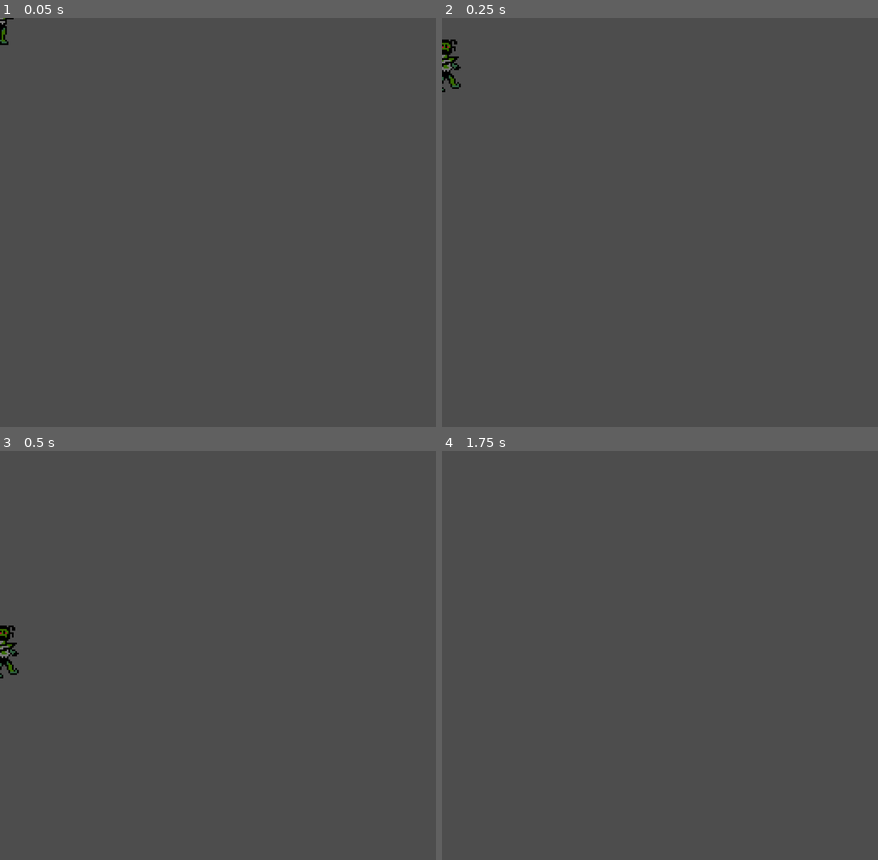
Above: before the commit, frames 1-4 (two rows, left to right).
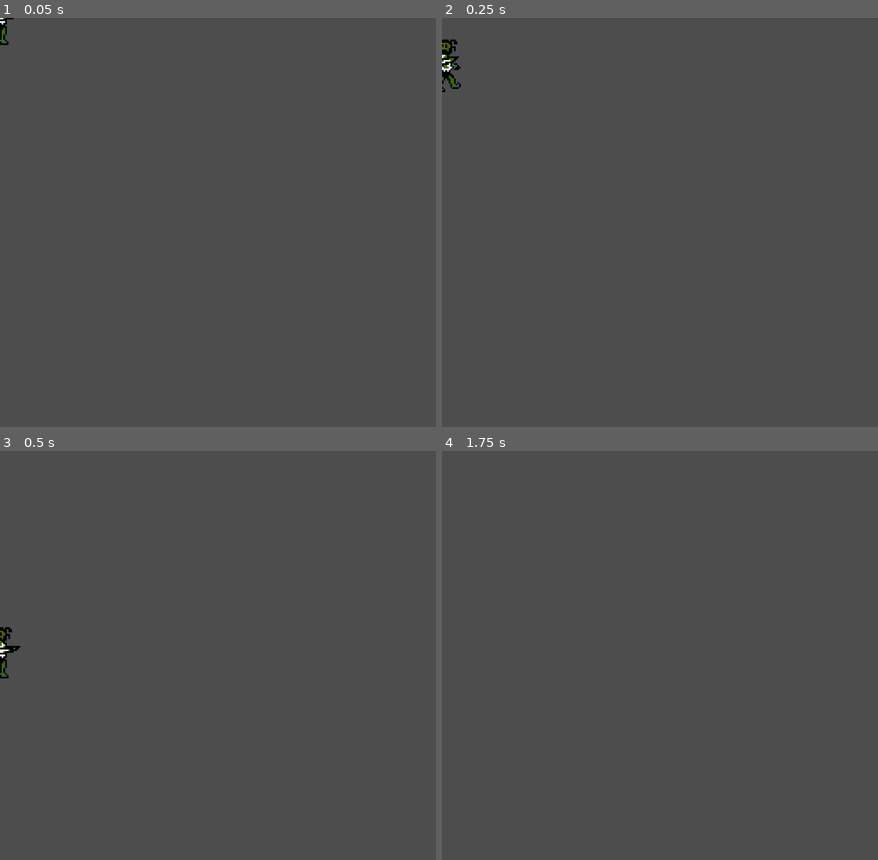
Above: after the commit, the same moments.

Repository: emchar1/Castlevania
Game: Godot game, scene res://scenes/enemy.tscn
Same seed, same stepped clock (60 frames per second), same inputs: the game is played once before the commit and once after it. This scene is started directly instead of the project's main scene. Sound files missing from this copy of the repository are replaced by a short silence.
Inputs:
- Up to frame 1 (0.05 s): no input
- Up to frame 2 (0.25 s): no input
- Up to frame 3 (0.5 s): no input
- Up to frame 4 (1.75 s): hold D (move_right) from 0.53 s (still down); tap J (attack) at 0.6, 1.35 s; tap K (jump) at 0.77, 1.52 s; tap Enter at 1.25 s

The runs differ from the first frame. In frame 1, less than 0.1% of the frame differs, in the area x 0-2%, y 0-2%; in frame 2, less than 0.1%; in frame 3, 0.3%, in the area x 0-5%, y 42-56%; in frame 4, nothing differs.

Commit message:
Update zombie clothes. Add attack.ogg.

Diff:
--- a/level_maps/forest/forest2.tscn
+++ b/level_maps/forest/forest2.tscn
@@ -3,6 +3,7 @@
 [ext_resource type="Script" uid="uid://ddj10s3b3qnmk" path="res://level_maps/level_zone.gd" id="1_2pb6f"]
 [ext_resource type="Texture2D" uid="uid://d13lktxnievkk" path="res://assets/images/tilemap_forest.png" id="2_4mbud"]
 [ext_resource type="Texture2D" uid="uid://xbhychbhqnjk" path="res://assets/images/tilemap_forest_curse.png" id="2_uk303"]
+[ext_resource type="PackedScene" uid="uid://dnr4tcrjgy05i" path="res://scenes/spawn_manager.tscn" id="4_dyrpl"]
 
 [sub_resource type="TileSetAtlasSource" id="TileSetAtlasSource_xsdtm"]
 texture = ExtResource("2_4mbud")
@@ -101,7 +102,7 @@
 
 [node name="Floor" type="TileMapLayer" parent="TileMapLayers" unique_id=746797581]
 texture_filter = 1
-tile_map_data = PackedByteArray("AAASAAgAAAACAAAAAAARAAgAAAA …(6880 unchanged characters)… CAAAAAAAbAAcAAAAAAAAAAAAdAAgAAAAAAAAAAAA=")
+tile_map_data = PackedByteArray("AAASAAgAAAACAAAAAAARAAgAAAA …(6880 unchanged characters)… CAAAAAAAbAAcAAAAAAAAAAAAdAAgAAAAAAAAAAAA1AAgAAAADAAAAAAA2AAgAAAACAAAAAAA3AAgAAAACAAAAAAA1AAYAAAAAAAAAAAA2AAYAAAAAAAAAAAA3AAYAAAAAAAAAAAA1AAcAAAABAAAAAAA2AAcAAAABAAAAAAA3AAcAAAABAAAAAAA=")
 tile_set = SubResource("TileSet_1y3g8")
 
 [node name="CameraBounds" type="Node2D" parent="." unique_id=2081345366]
@@ -160,6 +161,9 @@
 
 [node name="EnemySpawners" type="Node2D" parent="." unique_id=2069367675]
 
+[node name="SpawnManager" parent="EnemySpawners" unique_id=98162249 instance=ExtResource("4_dyrpl")]
+position = Vector2(864, 86)
+
 [connection signal="body_entered" from="ExitAreas/ExitLeft" to="." method="_on_exit_left_body_entered"]
 [connection signal="body_entered" from="ExitAreas/ExitTopLeft" to="." method="_on_exit_top_left_body_entered"]
 [connection signal="body_entered" from="ExitAreas/ExitRight" to="." method="_on_exit_right_body_entered"]
--- a/scenes/enemy.tscn
+++ b/scenes/enemy.tscn
@@ -54,7 +54,7 @@
 texture_filter = 1
 sprite_frames = SubResource("SpriteFrames_xwavj")
 autoplay = "default"
-frame_progress = 0.43877837
+frame_progress = 0.53727907
 
 [node name="CollisionShape2D" type="CollisionShape2D" parent="." unique_id=1308076128]
 position = Vector2(0, -1)
--- a/scripts/audio_data.gd
+++ b/scripts/audio_data.gd
@@ -7,7 +7,8 @@
 	SILENCE_LOOP,
 	BLOODYTEARS_INTRO,
 	BLOODYTEARS_LOOP,
-	MONSTERDANCE
+	MONSTERDANCE,
+	ATTACK
 }
 
 enum Music {
@@ -53,5 +54,9 @@
 	AudioKey.MONSTERDANCE: {
 		"type": Type.MUSIC_LOOP,
 		"stream": preload("res://assets/sounds/monsterdance.ogg")
+	},
+	AudioKey.ATTACK: {
+		"type": Type.SOUND,
+		"stream": preload("res://assets/sounds/attack.ogg")
 	}
 }
--- a/scripts/enemy.gd
+++ b/scripts/enemy.gd
@@ -20,6 +20,7 @@
 var dir := 1.0
 var is_on_ground := false
 var was_on_ground := false
+var timer: Timer
 
 
 # FUNCTIONS
@@ -71,7 +72,18 @@
 	modulate = Color.RED
 	speed = 0
 
-	await get_tree().create_timer(0.6).timeout
+	if timer:
+		timer.stop()
+		timer.queue_free()
+		timer = null
+
+	timer = Timer.new()
+	timer.wait_time = 0.6
+	timer.one_shot = true
+	add_child(timer)
+	timer.start()
+
+	await timer.timeout
 
 	modulate = Color.WHITE
 	speed = orig_speed
--- a/scripts/main.gd
+++ b/scripts/main.gd
@@ -36,7 +36,7 @@
 func kill_player():
 	AudioManager.stop_all_music()
 
-	await get_tree().create_timer(1.0).timeout
+	await get_tree().create_timer(2.0).timeout
 
 	GameState.reset_health()
 	CurseManager.reset_curse()
Binary file changed: assets/images/enemies.png
Not shown, added: assets/sounds/attack.ogg.import
Binary file changed: assets/zombie.aseprite
Not shown, added: assets/sounds/attack.ogg
